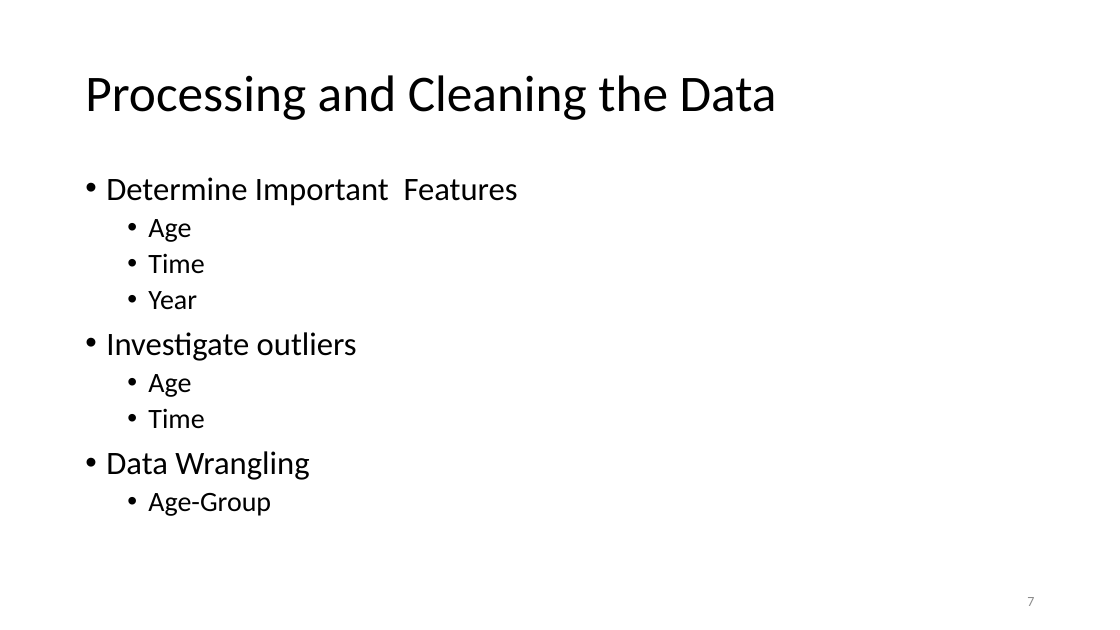
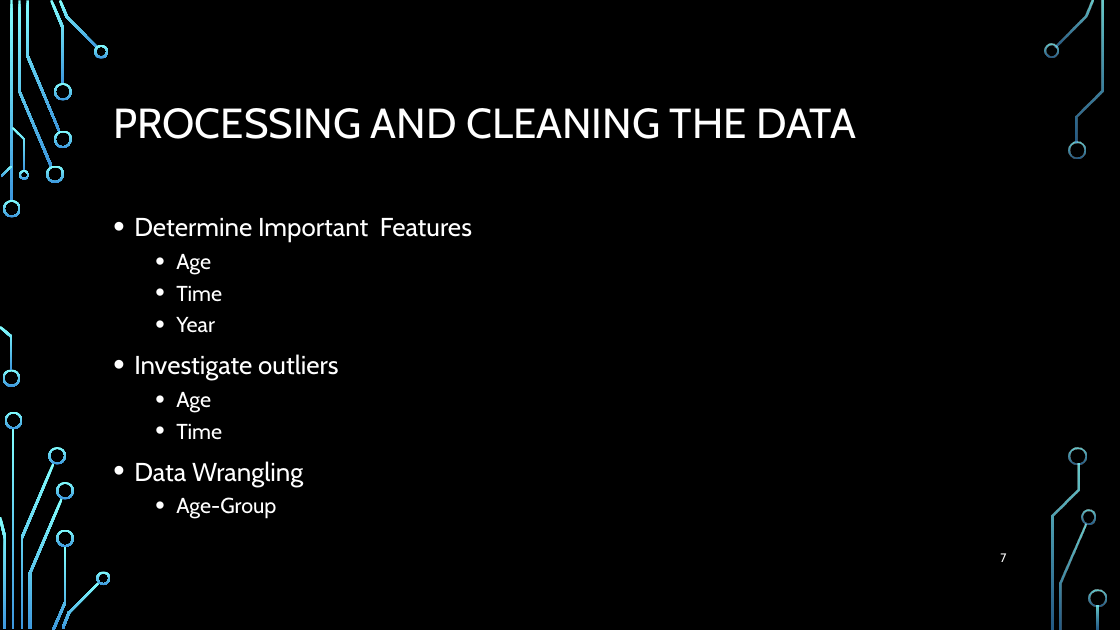
Before and after one commit to elkinst65/QTW_08, a slide deck: slide 7 of infographic.pptx. Drawn at 1120x630 pixels with LibreOffice and Linux fonts; fonts in the diff are those of the drawing; background and template pictures are left out. Boxes give left, top, right and bottom in pixels: in the first picture for what was removed or moved away, otherwise in the second. Text is boxed around its words. In the diff, an @@ line names an element or a change of style, - is before the commit and + after.

Commit message:
Added background. Will need to organize

```diff
--- a/infographic.pptx
+++ b/infographic.pptx
@@ background #FFFFFF to picture (left out) @@
@@ title at [113,108,856,139]: text changed; size 44 to 36 pt; font Calibri to Cabin; text colour #000000 to #FFFFFF @@
-Processing and Cleaning the Data
+PROCESSING AND CLEANING THE DATA
@@ text "Determine Important Features": place and size @@
-text "Determine Important Features" at [106,177,518,516]
+text "Determine Important Features" at [134,218,472,519]
@@ text "Determine Important Features" at [134,218,472,519]: size 28 to 22.2 pt in "Determine Important Features", "Investigate outliers", "Data Wrangling"; font Calibri to Cabin, text colour #000000 to #FFFFFF; size 24 to 18.5 pt in "Age", "Time", "Year", "Age" and 2 more places; line spacing 0.9 to 1 @@
@@ page number: place and size @@
-page number at [1027,597,1034,606]
+page number at [1000,553,1006,562]
@@ page number at [1000,553,1006,562]: size 12 to 10.5 pt, font Calibri to Cabin, text colour #8C8C8C to #FFFFFF @@
@@ group added at [0,0,1107,630]: 33 freeform shapes, 3 rectangles @@
```
Also in this commit, not shown: 16 other slides changed, 2 slides added.
